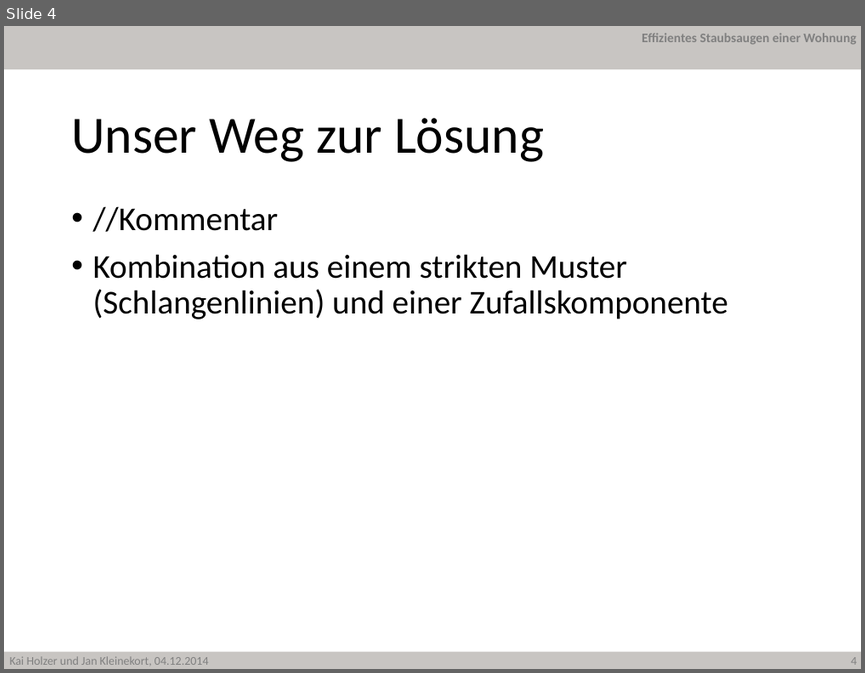
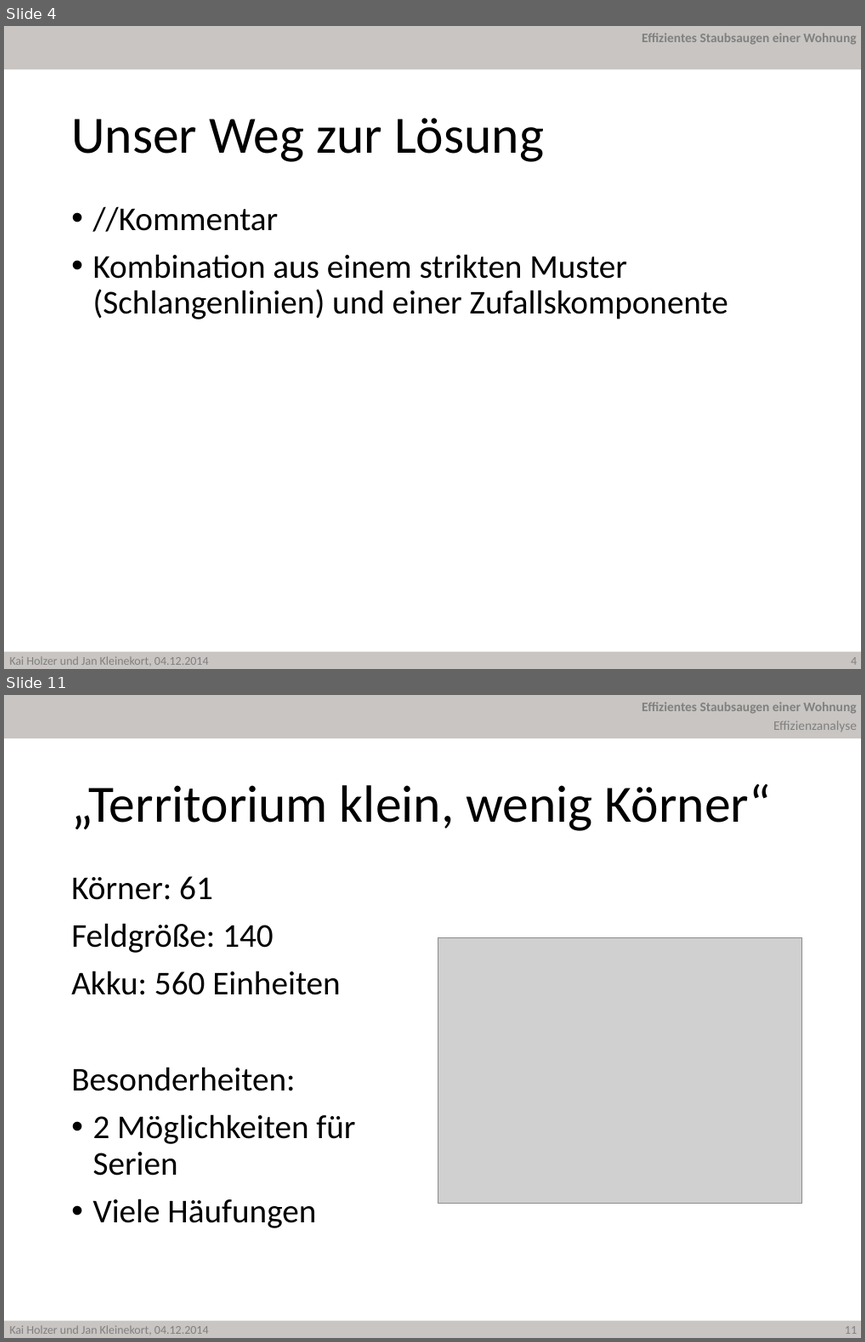
Before and after one commit to JanKl/Hamster, a slide deck: Präsentation/Hamster Holzer Kleinekort.pptx. Shown one above the other, each under a label of ours: slide 4 before the commit, slides 4 and 11 after it; the slides between them are not shown. The pictures are 865x673 and 865x1342 pixels, drawn with LibreOffice and Linux fonts; fonts in the diff are those of the drawing; grey boxes stand for pictures; background and template pictures are left out. Boxes give left, top, right and bottom in pixels: in the first picture for what was removed or moved away, otherwise in the second. Text is boxed around its words. In the diff, an @@ line names an element or a change of style, - is before the commit and + after.

Commit message:
Excel Effizienzuntersuchung und PowerPoint Effizienz

```diff
--- a/Präsentation/Hamster Holzer Kleinekort.pptx
+++ b/Präsentation/Hamster Holzer Kleinekort.pptx
@@ slide 11 added at [4,695,861,1338], background #FFFFFF; not listed: 5 template elements that a slide beside it also shows @@
@@ text added at [773,721,857,732], 11 pt, text #808080 @@
+Effizienzanalyse
@@ title added at [71,783,772,831], 44 pt, text #000000 @@
+„Territorium klein, wenig Körner“
@@ text added at [71,876,355,1228], 28 pt, text #000000 @@
+Körner: 61
+Feldgröße: 140
+Akku: 560 Einheiten
+Besonderheiten:
+• 2 Möglichkeiten für Serien
+• Viele Häufungen
@@ picture added at [438,937,801,1203] @@
```
Also in this commit, not shown: 7 slides changed, 7 other slides added, 4 other files.
